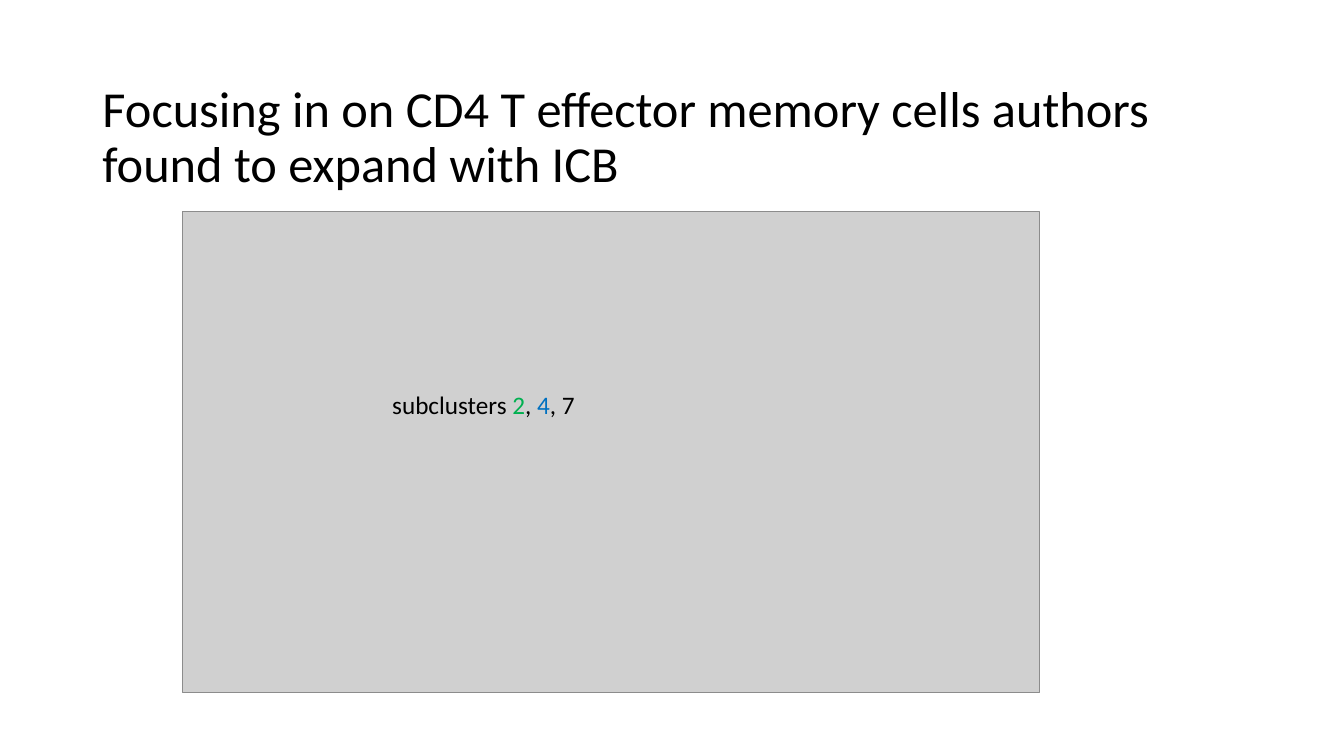
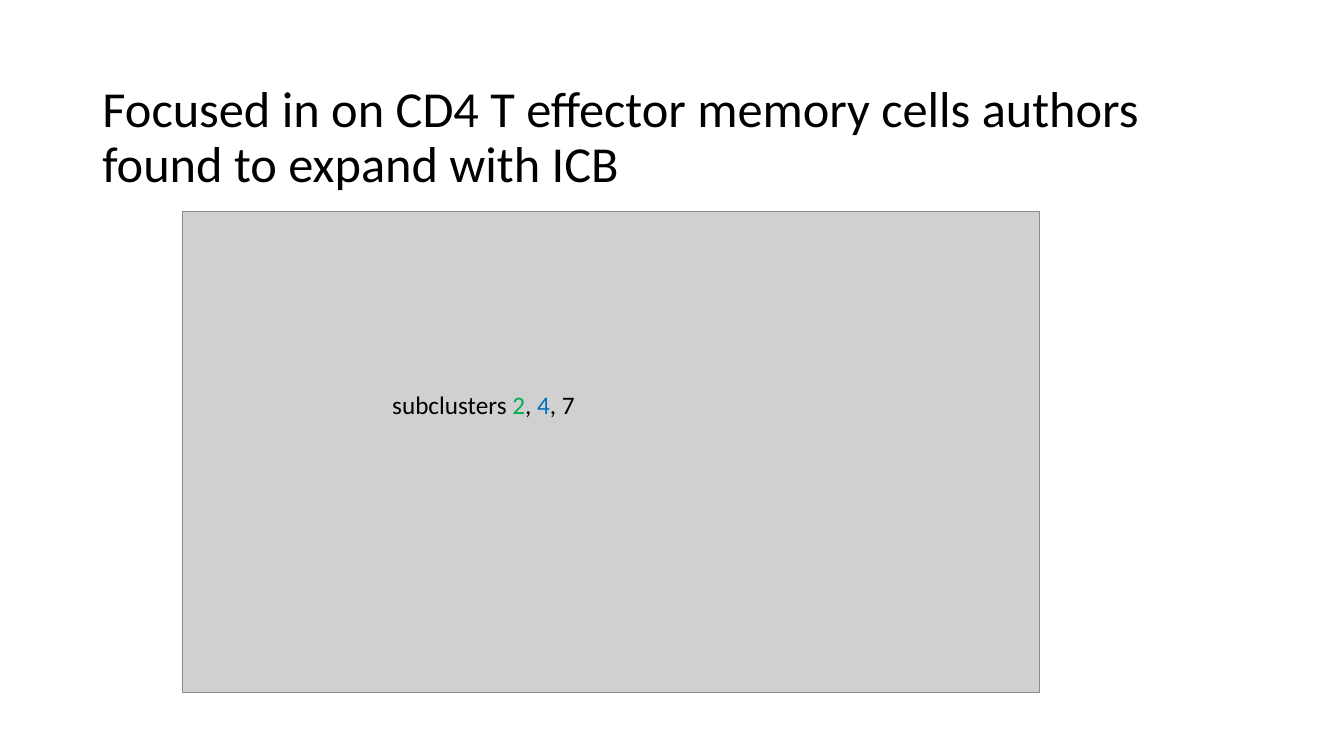
Before and after one commit to tybottorff/bottorffdocs, a slide deck: slide 12 of linsley_postdoc/presentations/weekly_meetings/10_19_23.pptx. Drawn at 1344x756 pixels with LibreOffice and Linux fonts; fonts in the diff are those of the drawing; grey boxes stand for pictures. Boxes give left, top, right and bottom in pixels: in the first picture for what was removed or moved away, otherwise in the second. Text is boxed around its words. In the diff, an @@ line names an element or a change of style, - is before the commit and + after.

```diff
--- a/linsley_postdoc/presentations/weekly_meetings/10_19_23.pptx
+++ b/linsley_postdoc/presentations/weekly_meetings/10_19_23.pptx
@@ title at box(102, 92, 1139, 190): text changed @@
-Focusing in on CD4 T effector memory cells authors found to expand with ICB
+Focused in on CD4 T effector memory cells authors found to expand with ICB
```
Also in this commit, not shown: 2 other slides changed.
